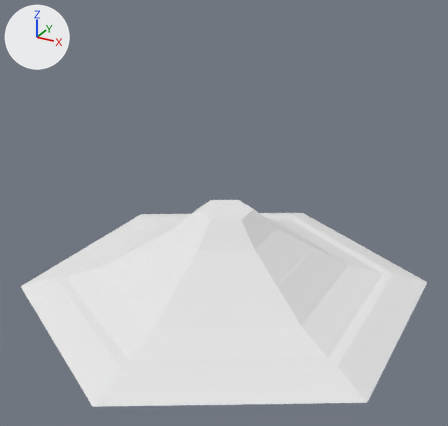
The OBJ model Freight Hopper/Assets/Art/Models/UFOs/UFO 1.obj as it was, and as the next commit left it.
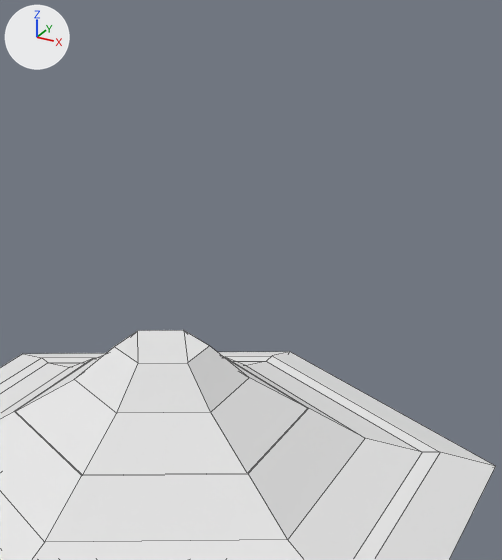
Each version appears first whole from a camera (50 mm lens) standing at (25.5, -46.7, 34.6) and looking at (0.3, -0.8, 11.6), and next in a close-up on the part from 28% to 96% of the width and 0% to 80% of the height. Arrows for +X, +Y and +Z are at upper left; the lights stay in place. The close-ups show mesh edges as thin lines. Where no turn or scale is listed for an object, it has been applied to the vertices.

Objects in the first close-up: 'ufo_1_v2'.
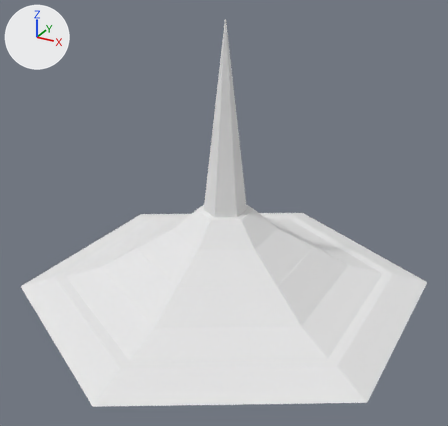
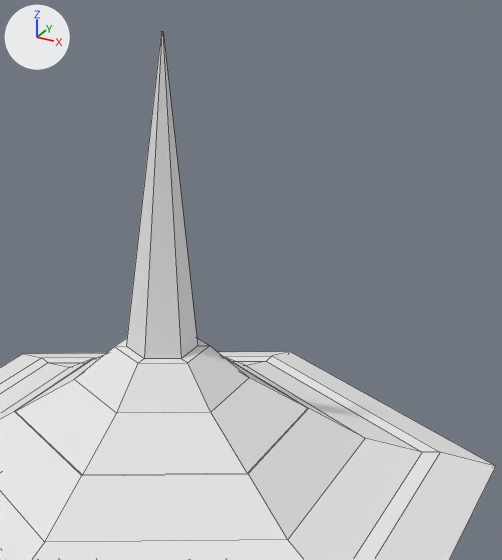
The newer file is also turned or shifted as a whole; pictures and numbers use the older file's frame.

Pixel boxes [x1, y1, x2, y2] of what changed, in the close-ups (502 x 560 px):
'ufo_1_v2', reshaped: before [0, 330, 496, 560]; after [0, 32, 496, 560]
part 1 of me_ufo_1_v2, built on: before [114, 330, 209, 363]; after [114, 32, 209, 363]

What changed in the scene script:
```text
Change me_ufo_1_v2:
    used by ob_ufo_1_v2; location = (0.0, 0.0, 0.0)
    remove me_ufo_1_v2.from_pydata(...)  # 90 vertices, 90 faces; spans x -17.3..17.3, y -20.0..20.0, z -1.4..11.6
    add me_ufo_1_v2.from_pydata(...)  # 102 vertices, 102 faces; spans x -17.3..17.3, y -20.0..20.0, z -1.4..28.6
    me_ufo_1_v2 part 1
    3 faces are deleted
    12 vertices are added at x -1.7..1.7, y -2.0..2.0, z 11.6..28.6
    15 new faces join them
```
